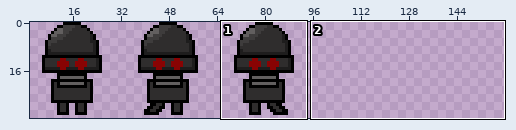
A sprite sheet gets an edit: assets/spritesheet/enemy.png. Above: a wide view before the commit, with the close-up outlined.
Close-up. First the earlier version:
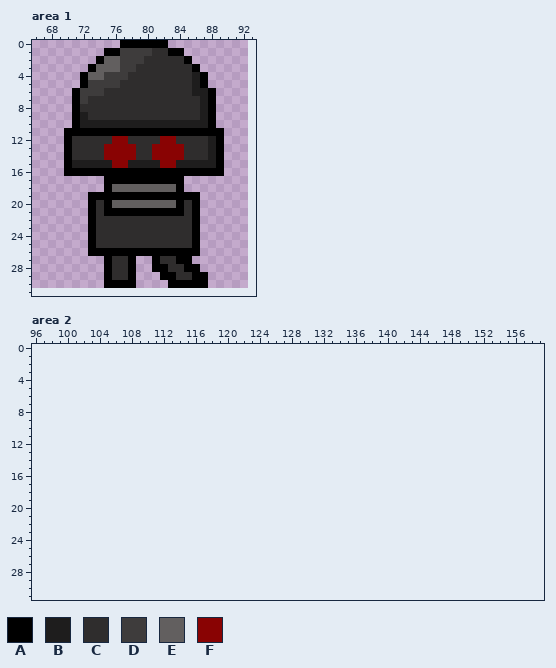
The file is 384x128 pixels, drawn in blocks of 4x4; one block is one cell here. Shown: area 1: x 66..93, y 0..31; area 2: x 96..159, y 0..31. The old version is drawn lined up with the new one, on the new canvas. The wide view leaves out empty margins.
Palette (. is transparent): A #000000  B #1e1d1d  C #2f2d2d  D #3e3c3c  E #625f5f  F #890303
Pixels before, area 1, first column x 70:
 0 .......AAAAAA.......
 1 .....AADDDDCCAA.....
 2 ....AEEDDDCCCCCA....
 3 ...AEEEDDCCCCCCCA...
 4 ..AEEDDDCCCCCCCCBA..
 5 ..ADDDDCCCCCCCCCBA..
 6 .ADDDCCCCCCCCCCCBBA.
 7 .ADCCCCCCCCCCCCCCBA.
 8 .ACCCCCCCCCCCCCCCBA.
 9 .ABCCCCCCCCCCCCCCBA.
10 .ABBBBBBBBBBBBBBBBA.
11 AAAAAAAAAAAAAAAAAAAA
12 ACCCCCFFCCCCFFCCCCBA
13 ACCCCFFFFCCFFFFCCCBA
14 ACCCCFFFFCCFFFFCCCBA
15 ABBBBBFFBBBBFFBBBBBA
16 AAAAAAAAAAAAAAAAAAAA
17 .....AAAAAAAAAA.....
18 .....AEEEEEEEEA.....
19 ...AAAAAAAAAAAAAA...
20 ...ACAEEEEEEEEACA...
21 ...ACAAAAAAAAAACA...
22 ...ACCCCCCCCCCCCA...
23 ...ACCCCCCCCCCCCA...
24 ...ACCCCCCCCCCCCA...
25 ...ACCCCCCCCCCCCA...
26 ...AAAAAAAAAAAAAA...
27 .....ACCA..ACCAA....
28 .....ACCA..AACCAA...
29 .....ACCA...AACCAA..
30 .....AAAA....AAAAA..
And afterwards:
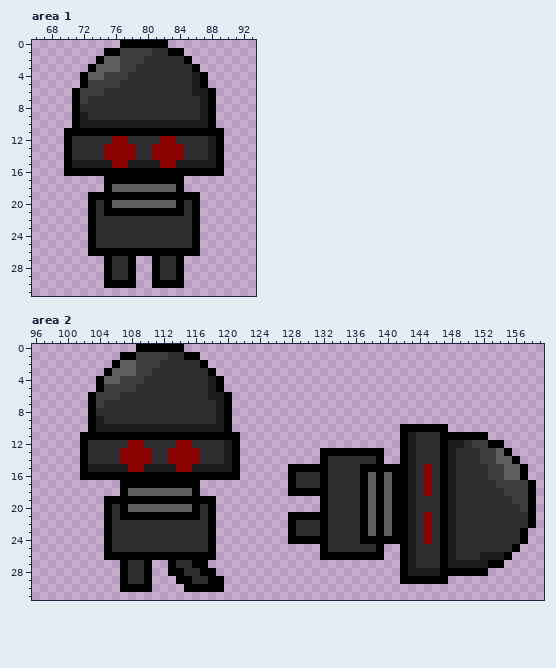
The exact change:
canvas 96x32 -> 160x32, the old top-left corner now at -3,-1 (the part of the old canvas that was cut away was empty and is not shown)
Changed rows in their new state; - is an unchanged pixel.
Area 1:
first column x 81:
27 ----.--
28 -C-A..-
29 ACCA...
30 AA--...
Area 2:
first column x 102:
 0 -------AAAAAA--------------------------------------------
 1 -----AADDDDCCAA------------------------------------------
 2 ----AEEDDDCCCCCA-----------------------------------------
 3 ---AEEEDDCCCCCCCA----------------------------------------
 4 --AEEDDDCCCCCCCCBA---------------------------------------
 5 --ADDDDCCCCCCCCCBA---------------------------------------
 6 -ADDDCCCCCCCCCCCBBA--------------------------------------
 7 -ADCCCCCCCCCCCCCCBA--------------------------------------
 8 -ACCCCCCCCCCCCCCCBA--------------------------------------
 9 -ABCCCCCCCCCCCCCCBA--------------------------------------
10 -ABBBBBBBBBBBBBBBBA---------------------AAAAAA-----------
11 AAAAAAAAAAAAAAAAAAAA--------------------ABCCCAAAAAA------
12 ACCCCCFFCCCCFFCCCCBA--------------------ABCCCABBCDDAA----
13 ACCCCFFFFCCFFFFCCCBA----------AAAAAAAA--ABCCCABCCCDDEA---
14 ACCCCFFFFCCFFFFCCCBA----------ACCCCCCA--ABCCCABCCCDDEEA--
15 ABBBBBFFBBBBFFBBBBBA------AAAAACCCCAAAAAABCFCABCCCCDDEEA-
16 AAAAAAAAAAAAAAAAAAAA------ACCCACCCCAEAEAABCFCABCCCCDDEEA-
17 -----AAAAAAAAAA-----------ACCCACCCCAEAEAABCFCABCCCCCDDDDA
18 -----AEEEEEEEEA-----------AAAAACCCCAEAEAABCFCABCCCCCCDDDA
19 ---AAAAAAAAAAAAAA-------------ACCCCAEAEAABCCCABCCCCCCCDDA
20 ---ACAEEEEEEEEACA-------------ACCCCAEAEAABCCCABCCCCCCCCDA
21 ---ACAAAAAAAAAACA---------AAAAACCCCAEAEAABCFCABCCCCCCCCCA
22 ---ACCCCCCCCCCCCA---------ACCCACCCCAEAEAABCFCABCCCCCCCCCA
23 ---ACCCCCCCCCCCCA---------ACCCACCCCAEAEAABCFCABCCCCCCCCA-
24 ---ACCCCCCCCCCCCA---------AAAAACCCCAAAAAABCFCABCCCCCCCCA-
25 ---ACCCCCCCCCCCCA-------------ACCCCCCA--ABCCCABCCCCCCCA--
26 ---AAAAAAAAAAAAAA-------------AAAAAAAA--ABCCCABCCCBBBA---
27 -----ACCA--ACCAA------------------------ABCCCABBBBBAA----
28 -----ACCA--AACCAA-----------------------ABBBBAAAAAA------
29 -----ACCA---AACCAA----------------------AAAAAA-----------
30 -----AAAA----AAAAA---------------------------------------
Pixel boxes of the changes (left, top, right, bottom) in both close-ups:
changed: (152, 256, 208, 288)
added: (80, 344, 240, 592)
added: (288, 424, 536, 584)
